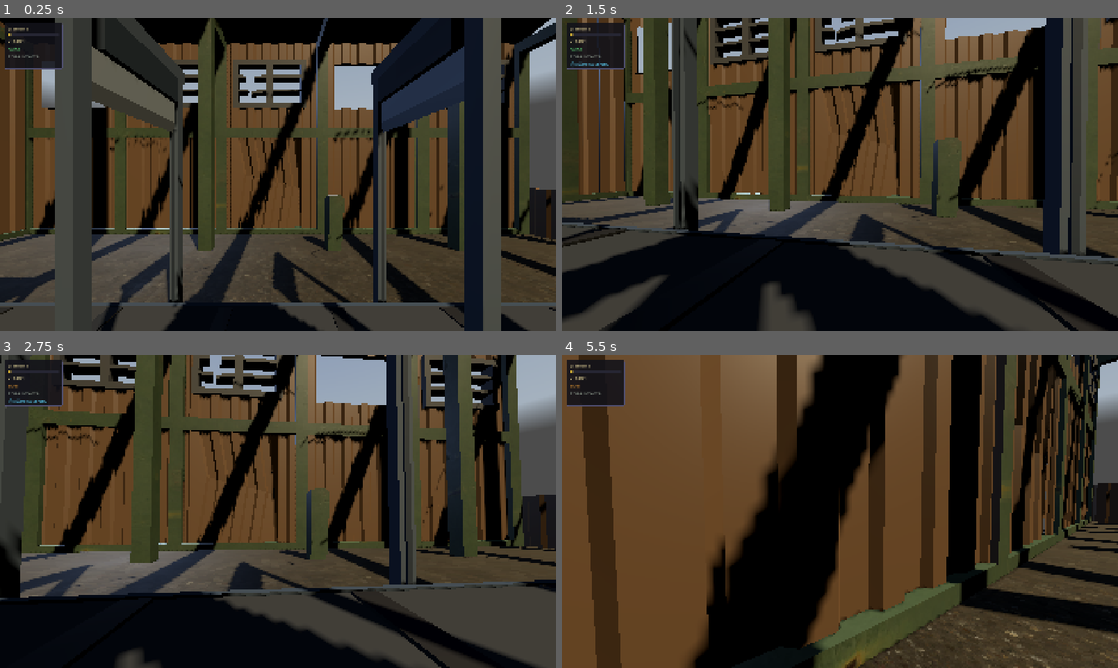
Above: before the commit, frames 1-4 (two rows, left to right).
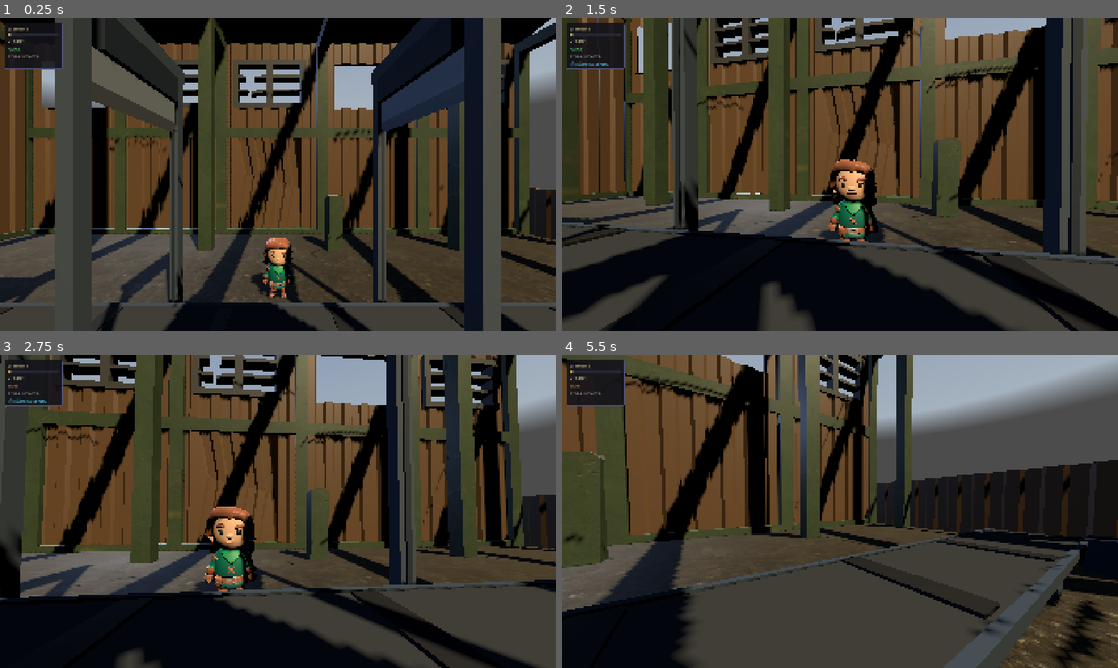
Above: after the commit, the same moments.

Repository: mateusalkimim/relativity-paradox-lab
Game: Godot game, scene res://scenes/main.tscn
Same seed, same stepped clock (60 frames per second), same inputs: the game is played once before the commit and once after it. A sky picture missing from this copy of the repository is replaced by a grey-blue gradient.
Inputs (mouse positions are in pixels of both pictures, inside the frame that each line leads up to):
- Up to frame 1 (0.25 s): no input
- Up to frame 2 (1.5 s): move the mouse to (867, 174) at 0.52 s; hold Space (action_primary) 0.53-1.28 s; hold W (move_forward) from 0.53 s (still down); move the mouse to (812, 174) at 1.27 s; tap P (slow_motion) at 1.35 s
- Up to frame 3 (2.75 s): keep holding W (move_forward); move the mouse to (289, 505) at 2.02 s; hold Q (switch_frame) from 2.03 s (still down)
- Up to frame 4 (5.5 s): keep holding W (move_forward); tap Enter at 2.75 s; move the mouse to (834, 517) at 2.77 s; release Q (switch_frame) at 2.78 s; tap Space (action_primary) at 2.85 s; move the mouse to (878, 514) at 3.52 s; hold P (slow_motion) 3.53-4.28 s; move the mouse to (795, 508) at 4.27 s; tap Q (switch_frame) at 4.35 s; move the mouse to (845, 511) at 5.02 s; hold Space (action_primary) from 5.03 s (still down)

The runs differ from the first frame. In frame 1, 0.8% of the frame differs, in the area x 45-53%, y 70-90%; in frame 2, 1.9%; in frame 3, 2.0%; in frame 4, 75%, in the area x 0-100%, y 0-100%.

Commit message:
feat(avatares): Bob completa o ciclo da tora; Alice e Bob sempre visíveis
- Bob vai até o fim da correia, mergulha no poço logo atrás da madeira e
  cai da calha junto com a tora nova (tweens no mesmo _lifecycle_tween —
  a troca de referencial mata tudo junto; snap reassenta o Bob também)
- Machado com gume para baixo: novo @export attach_rotation_degrees no
  Avatar (ajuste fino no Inspector), Bob usa (0, 0, 180)
- Operador é o observador: removidos o midpoint swap de visibilidade e o
  teleporte do player (decisão do briefing); Alice sempre visível

Co-Authored-By: Claude Fable 5 <noreply@anthropic.com>

Diff:
--- a/scripts/avatar.gd
+++ b/scripts/avatar.gd
@@ -31,6 +31,8 @@
 # "handslot.r"/"handslot.l" e os props encaixam neles sem offset
 @export var attach_file: String = ""  # ex.: "axe_1handed.gltf"; vazio = nada
 @export var attach_bone: String = "handslot.r"
+# Orientação do prop dentro do slot (ajuste fino no Inspector se necessário)
+@export var attach_rotation_degrees: Vector3 = Vector3.ZERO
 @export var idle_animation: String = "general/Idle_A"
 # Cores — usadas apenas no fallback procedural
 @export var shirt_color: Color = Color(0.75, 0.45, 0.2)
@@ -92,7 +94,9 @@
 	mount.name = "PropMount"
 	mount.bone_name = attach_bone
 	skeleton[0].add_child(mount)
-	mount.add_child((load(MODEL_DIR + attach_file) as PackedScene).instantiate())
+	var prop := (load(MODEL_DIR + attach_file) as PackedScene).instantiate() as Node3D
+	prop.rotation_degrees = attach_rotation_degrees
+	mount.add_child(prop)
 
 # Altura do bind pose pela união dos AABBs dos meshes — nos personagens
 # KayKit os meshes ficam no transform identidade sob o Skeleton3D, então o
--- a/scripts/frame_controller.gd
+++ b/scripts/frame_controller.gd
@@ -38,6 +38,8 @@
 # Bob acompanha a tora 3.5u atrás do centro, contido na correia (início em -10)
 const BOB_FOLLOW_OFFSET: float = -3.5
 const BOB_MIN_X: float = -9.5
+# Pés do Bob no topo da correia (sarrafos a 0.515; diferença imperceptível)
+const BOB_BELT_Y: float = 0.5
 # Pico de opacidade do tint azulado durante a transição (efeito sutil, README Semana 3)
 const TINT_PEAK_ALPHA: float = 0.22
 const TINT_COLOR: Color = Color(0.45, 0.65, 1.0)
@@ -49,7 +51,6 @@
 var _guillotine_right: Guillotine
 var _bob_avatar: Avatar
 var _alice_avatar: Avatar
-var _player: CharacterBody3D
 var _tint: ColorRect
 var _phase: ToraPhase = ToraPhase.RIDING
 var _lifecycle_tween: Tween
@@ -161,26 +162,39 @@
 		.set_trans(Tween.TRANS_QUAD).set_ease(Tween.EASE_IN)
 	_lifecycle_tween.tween_property(_tora, "rotation:z", EXIT_TILT_RAD, EXIT_DURATION) \
 		.set_trans(Tween.TRANS_QUAD).set_ease(Tween.EASE_IN)
-	# Afunda o resto do comprimento abaixo do chão antes do respawn
+	# Bob segue até o fim da correia enquanto a tora tomba à frente dele
+	_lifecycle_tween.tween_property(_bob_avatar, "position:x", PIT_X - 0.45,
+			EXIT_DURATION + 0.1).set_trans(Tween.TRANS_QUAD).set_ease(Tween.EASE_IN_OUT)
+	# Afunda o resto do comprimento abaixo do chão antes do respawn;
+	# Bob mergulha no poço logo atrás dela (paralelo dentro deste passo)
 	_lifecycle_tween.chain().tween_property(_tora, "position:y", EXIT_SINK_Y, 0.25)
+	_lifecycle_tween.tween_property(_bob_avatar, "position:y", EXIT_DIVE_Y, 0.3) \
+		.set_trans(Tween.TRANS_QUAD).set_ease(Tween.EASE_IN)
+	_lifecycle_tween.tween_property(_bob_avatar, "rotation:z", EXIT_TILT_RAD, 0.3) \
+		.set_trans(Tween.TRANS_QUAD).set_ease(Tween.EASE_IN)
 	_lifecycle_tween.chain().tween_interval(0.2)
 	_lifecycle_tween.chain().tween_callback(_spawn_tora)
 
-# Entrada (ALICE): tora nova cai da calha de alimentação com leve bounce
+# Entrada (ALICE): tora nova cai da calha de alimentação com leve bounce.
+# Bob cai junto com ela (em BOB_MIN_X, o clamp de início da correia).
 func _spawn_tora() -> void:
 	_phase = ToraPhase.SPAWNING
 	_restore_tora()
 	_tora.rotation.z = 0.0
 	_tora.position = Vector3(LOG_RESET_X, SPAWN_Y, 0.0)
-	_lifecycle_tween = create_tween()
+	_bob_avatar.rotation.z = 0.0
+	_bob_avatar.position = Vector3(BOB_MIN_X, SPAWN_Y, 0.0)
+	_lifecycle_tween = create_tween().set_parallel(true)
 	_lifecycle_tween.tween_property(_tora, "position:y", LOG_Y, SPAWN_DURATION) \
 		.set_trans(Tween.TRANS_BOUNCE).set_ease(Tween.EASE_OUT)
-	_lifecycle_tween.tween_callback(func() -> void: _phase = ToraPhase.RIDING)
+	_lifecycle_tween.tween_property(_bob_avatar, "position:y", BOB_BELT_Y, SPAWN_DURATION) \
+		.set_trans(Tween.TRANS_BOUNCE).set_ease(Tween.EASE_OUT)
+	_lifecycle_tween.chain().tween_callback(func() -> void: _phase = ToraPhase.RIDING)
 
 # Fim da passada em BOB: o galpão já passou inteiro pela tora. Em vez de
 # teleportar de volta, o mundo desacelera suavemente e para — a repetição
 # fica a cargo do operador (LB volta a Alice, B reseta, slow-mo no replay).
-# A correia não entra aqui: em BOB ela já não rola (guard em Esteira._scroll_belt).
+# A correia não entra aqui: em BOB ela já não anda (guard em Esteira._process).
 func _finish_bob_pass() -> void:
 	_bob_pass_done = true
 	_bob_stop_tween = create_tween() \
@@ -202,37 +216,17 @@
 			BOB_MIN_X, EXIT_TRIGGER_X)
 	_bob_avatar.scale.x = _tora.scale.x
 
-# Meio da transição (pico do tint): o operador "troca de corpo". Vai para o
-# posto do referencial novo com velocidade zerada, e os avatares trocam de
-# visibilidade — quem o operador encarna some, o outro aparece.
-func _midpoint_swap() -> void:
-	var is_bob := GameState.current_frame == GameState.Frame.BOB
-	if not is_bob:
-		# Reassenta Bob atrás da tora antes de revelá-lo (a tora está no meio
-		# do tween de volta; sem isso ele apareceria onde a passada parou)
-		_follow_tora_with_bob()
-	var player := _get_player()
-	if player != null:
-		var target: Avatar = _bob_avatar if is_bob else _alice_avatar
-		player.global_position = target.global_position
-		player.velocity = Vector3.ZERO
-	_bob_avatar.visible = not is_bob
-	_alice_avatar.visible = is_bob
-
-# Lazy: o Player entra na cena depois do Galpao (main.tscn), então o grupo
-# "player" ainda não existe quando este controller dá _ready
-func _get_player() -> CharacterBody3D:
-	if _player == null:
-		_player = get_tree().get_first_node_in_group("player") as CharacterBody3D
-	return _player
-
 # Garante a tora assentada na correia (usado na troca de referencial,
-# que pode interromper animações de entrada/saída no meio)
+# que pode interromper animações de entrada/saída no meio). Bob vem junto:
+# o snap pode pegá-lo no meio do mergulho no poço.
 func _snap_tora_to_belt() -> void:
 	_phase = ToraPhase.RIDING
 	_tora.rotation.z = 0.0
 	_tora.position.x = clampf(_tora.position.x, LOG_RESET_X, EXIT_TRIGGER_X)
 	_tora.position.y = LOG_Y
+	_bob_avatar.rotation.z = 0.0
+	_bob_avatar.position.y = BOB_BELT_Y
+	_follow_tora_with_bob()
 
 func _reset_scene() -> void:
 	GameState.reset_session()
@@ -244,8 +238,6 @@
 	if _lifecycle_tween != null and _lifecycle_tween.is_valid():
 		_lifecycle_tween.kill()
 	_snap_tora_to_belt()
-	# Troca de corpo no pico do tint, quando a tela está mais encoberta
-	get_tree().create_timer(TRANSITION_DURATION * 0.5).timeout.connect(_midpoint_swap)
 
 	var inv_gamma := 1.0 / GameState.get_gamma()
 	var is_bob := new_frame == GameState.Frame.BOB
--- a/scripts/galpao.gd
+++ b/scripts/galpao.gd
@@ -95,18 +95,20 @@
 func _build_avatars() -> void:
 	# Bob: viaja na correia atrás da tora — fora do MovingWorld, como a tora,
 	# para não herdar a escala do mundo. O FrameController o move/contrai em
-	# ALICE e o esconde em BOB (o operador passa a SER o Bob).
+	# ALICE e o faz mergulhar no poço junto com a madeira no fim da passada.
+	# Sempre visível: o operador é o observador, não encarna ninguém.
 	_bob_avatar = Avatar.new()
 	_bob_avatar.name = "BobAvatar"
 	_bob_avatar.model_file = "Barbarian.glb"
 	_bob_avatar.attach_file = "axe_1handed.gltf"  # lenhador a 0.9c
+	_bob_avatar.attach_rotation_degrees = Vector3(0.0, 0.0, 180.0)  # gume pra baixo
 	_bob_avatar.position = Vector3(LOG_RESET_X - 3.5, 0.5, 0.0)
 	_bob_avatar.rotation.y = -PI / 2  # frente -Z vira +X: olha o sentido da viagem
 	add_child(_bob_avatar)
 
 	# Alice: posto de operação ao lado da correia, em repouso no galpão —
 	# dentro do MovingWorld (contrai/desliza em BOB com o resto do mundo).
-	# Invisível no frame inicial: em ALICE o operador É a Alice.
+	# Sempre visível, como o Bob.
 	_alice_avatar = Avatar.new()
 	_alice_avatar.name = "AliceAvatar"
 	_alice_avatar.model_file = "Rogue.glb"
@@ -116,7 +118,6 @@
 	_alice_avatar.helmet_color = Color(0.85, 0.85, 0.88)
 	_alice_avatar.position = Vector3(0.0, 0.0, -2.0)
 	_alice_avatar.rotation.y = PI  # frente -Z vira +Z: olhando para a esteira
-	_alice_avatar.visible = false
 	_world.add_child(_alice_avatar)
 
 func _build_frame_controller() -> void:
--- a/scripts/player.gd
+++ b/scripts/player.gd
@@ -13,8 +13,6 @@
 var _settle_until_ms: int = 0
 
 func _ready() -> void:
-	# Grupo usado pelo FrameController para o teleporte do midpoint swap
-	add_to_group("player")
 	_capture_mouse()
 	InputBus.look_input_changed.connect(_on_look_mouse)
 
